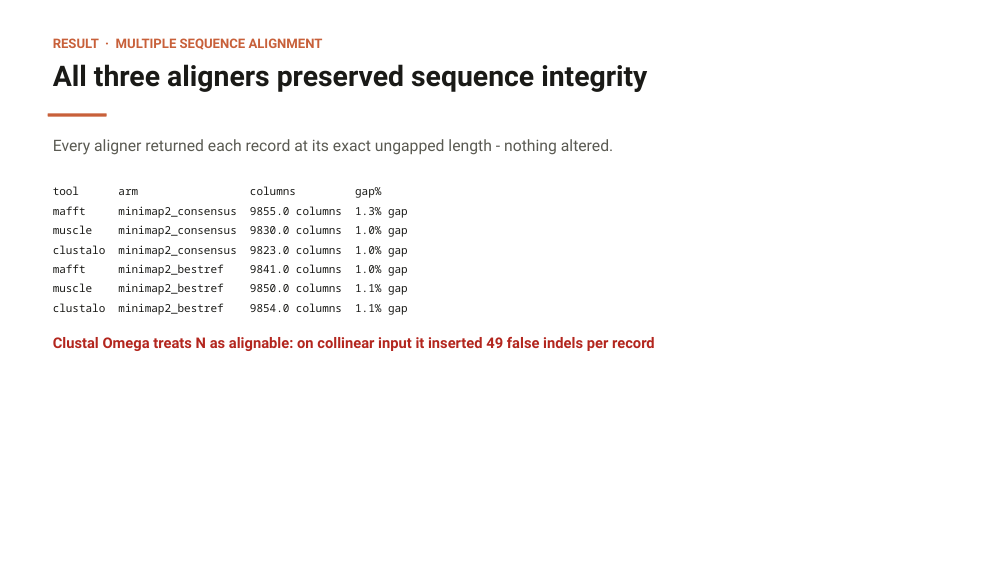
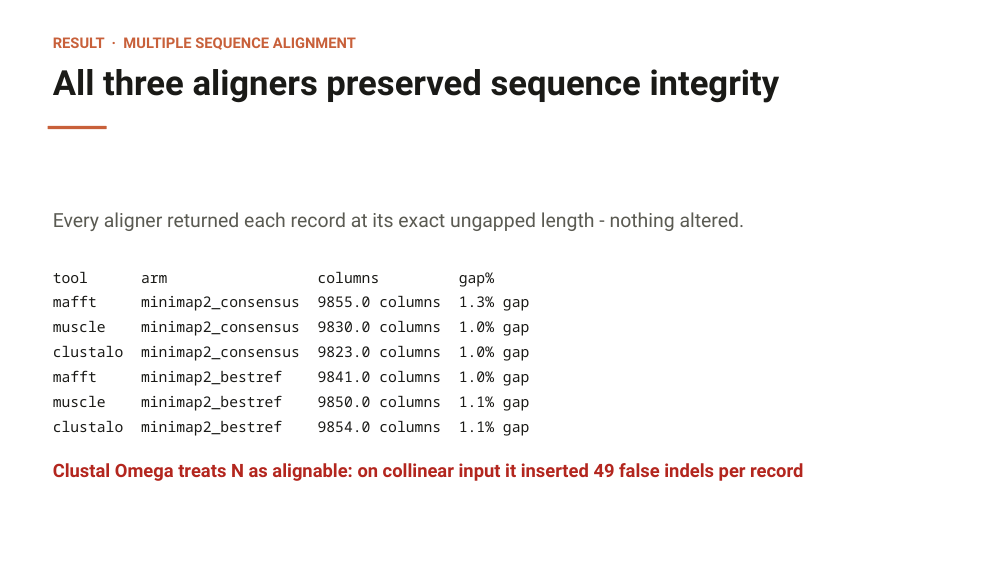
Before and after one commit to JNagawa/HIV-1-Proviral-U3_Region-Analysis--Subtypes-A1-D-and-Recombinants, a slide deck: slide 9 of writeups/PacBio_Pipeline_Report.pptx. Drawn at 1008x567 pixels with LibreOffice and Linux fonts; fonts in the diff are those of the drawing. Boxes give left, top, right and bottom in pixels: in the first picture for what was removed or moved away, otherwise in the second. Text is boxed around its words. In the diff, an @@ line names an element or a change of style, - is before the commit and + after.

```diff
--- a/writeups/PacBio_Pipeline_Report.pptx
+++ b/writeups/PacBio_Pipeline_Report.pptx
@@ text "RESULT · MULTIPLE SEQUENCE ALIGNMENT" at (x1=53, y1=37, x2=356, y2=50): size 12.5 to 14 pt @@
@@ text "All three aligners preserved sequence ..." at (x1=53, y1=69, x2=780, y2=103): size 27 to 33 pt @@
@@ rounded rectangle moved from (x1=48, y1=113, x2=107, y2=116) to (x1=48, y1=126, x2=107, y2=129) @@
@@ text "Every aligner returned each record ..." moved from (x1=53, y1=139, x2=613, y2=155) to (x1=53, y1=212, x2=745, y2=231) @@
@@ text "Every aligner returned each record ..." at (x1=53, y1=212, x2=745, y2=231): size 15 to 18.5 pt @@
@@ text "tool arm columns gap%" moved from (x1=53, y1=186, x2=381, y2=198) to (x1=53, y1=271, x2=494, y2=287) @@
@@ text "mafft minimap2_consensus 9855.0 columns 1.3% ..." moved from (x1=53, y1=206, x2=408, y2=218) to (x1=53, y1=295, x2=529, y2=311) @@
@@ text "muscle minimap2_consensus 9830.0 columns 1.0% ..." moved from (x1=53, y1=225, x2=408, y2=237) to (x1=53, y1=320, x2=529, y2=336) @@
@@ text "clustalo minimap2_consensus 9823.0 columns 1.0% ..." moved from (x1=53, y1=245, x2=408, y2=257) to (x1=53, y1=345, x2=529, y2=361) @@
@@ text "mafft minimap2_bestref 9841.0 columns 1.0% ..." moved from (x1=53, y1=264, x2=408, y2=276) to (x1=53, y1=370, x2=529, y2=386) @@
@@ text "muscle minimap2_bestref 9850.0 columns 1.1% ..." moved from (x1=53, y1=283, x2=408, y2=295) to (x1=53, y1=395, x2=529, y2=411) @@
@@ size 10.5 to 14 pt in 7 elements at (x1=53, y1=271, x2=494, y2=287), (x1=53, y1=295, x2=529, y2=311), (x1=53, y1=320, x2=529, y2=336), (x1=53, y1=345, x2=529, y2=361), (x1=53, y1=370, x2=529, y2=386), (x1=53, y1=395, x2=529, y2=411), (x1=53, y1=420, x2=529, y2=436) @@
@@ text "clustalo minimap2_bestref 9854.0 columns 1.1% ..." moved from (x1=53, y1=303, x2=408, y2=315) to (x1=53, y1=420, x2=529, y2=436) @@
@@ text "Clustal Omega treats N as ..." moved from (x1=53, y1=337, x2=655, y2=351) to (x1=53, y1=463, x2=803, y2=481) @@
@@ text "Clustal Omega treats N as ..." at (x1=53, y1=463, x2=803, y2=481): size 14 to 17.5 pt @@
```
Also in this commit, not shown: 14 other slides changed, 2 other files.
